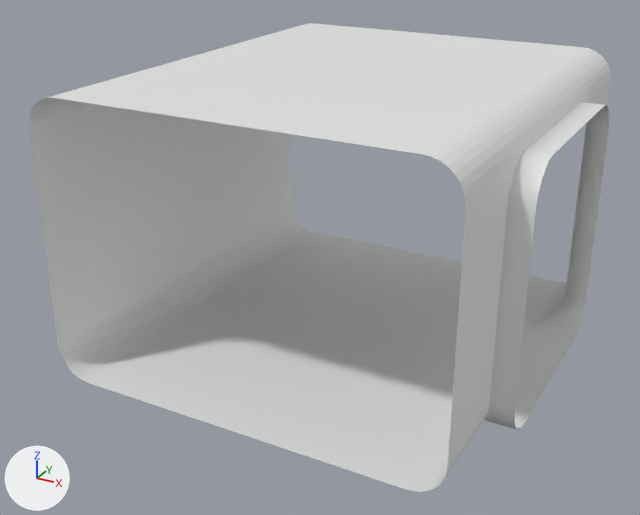
An edit to the FBX model BlenderFiles/Exports/hallwaySection_roomEntry.fbx, drawn before and after from the same camera.
Rendered twice from a 50 mm camera at (1.45, -8.83, 4.19) aimed at (-2.12, -2.33, 0.93). The axes (+X, +Y, +Z) are drawn at lower left. The lights are the same throughout. Where no turn or scale is listed for an object, it has been applied to the vertices.

The older version as bpy lines, for what is in view:
```python
mat_walls = principled_material('Walls')
mat_walls.base_color = (0.8, 0.8, 0.8)  # white #e7e7e7
me_hallwaysection_roomentry = bpy.data.meshes.new('hallwaySection_roomEntry')
me_hallwaysection_roomentry.from_pydata(...)  # 174 vertices, 84 faces; spans x -3.8..0.0, y -4.0..0.0, z 0.1..2.6
# faces by material slot: [81, 2, 1]
me_hallwaysection_roomentry.materials.append(mat_walls)  # white #e7e7e7
me_hallwaysection_roomentry.materials.append(mat_floor)  # white #e7e7e7
me_hallwaysection_roomentry.materials.append(mat_ceiling)  # white #e7e7e7
ob_hallwaysection_roomentry = bpy.data.objects.new('hallwaySection_roomEntry', me_hallwaysection_roomentry)
ob_hallwaysection_roomentry.location = (0.0, 0.0, 0.0)
```
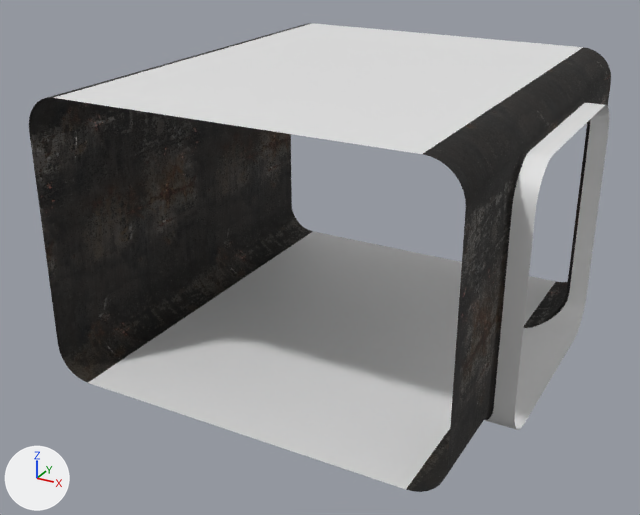
Changed parts and their boxes [x1, y1, x2, y2] in the pictures (640 x 515 px):
'hallwaySection_roomEntry', surface changed, reshaped (grey to black): [29, 23, 611, 492] in both
part 1 of me_hallwaysection_roomentry, built on: before [406, 76, 611, 492]; after [88, 70, 611, 492]
part 2 of me_hallwaysection_roomentry, surface changed (grey to black): [29, 23, 610, 383] in both

Edits to the bpy script that builds the scene:
```text
Add img_roughness_2k__tj4kedvcw_jpg:
    img_roughness_2k__tj4kedvcw_jpg = load_image('Roughness_2K__tj4kedvcw.jpg', '../../Quixel/Rusty Metal Sheet_tj4kedvcw/Roughness_2K__tj4kedvcw.jpg', 2048, 2048, 'Non-Color')
Add img_albedo_2k__tj4kedvcw_jpg:
    img_albedo_2k__tj4kedvcw_jpg = load_image('Albedo_2K__tj4kedvcw.jpg', '../../Quixel/Rusty Metal Sheet_tj4kedvcw/Albedo_2K__tj4kedvcw.jpg', 2048, 2048, 'sRGB')
Change mat_walls:
    add n2 = _N.new('ShaderNodeTexImage'); n2.name = 'Image Texture'
    add n2.image = img_albedo_2k__tj4kedvcw_jpg
    add n3 = _N.new('ShaderNodeTexImage'); n3.name = 'Image Texture.001'
    add n3.image = img_roughness_2k__tj4kedvcw_jpg
    where n0 = _N.new('ShaderNodeBsdfPrincipled'); n0.name = 'Principled BSDF'
    add _L.new(n2.outputs[0], n0.inputs[0])  # 'Color' to 'Base Color'
    add _L.new(n3.outputs[0], n0.inputs[2])  # 'Color' to 'Roughness'
Add mat_doorentry:
    mat_doorentry = principled_material('DoorEntry')
    mat_doorentry.base_color = (0.8, 0.8, 0.8)  # white #e7e7e7
Change me_hallwaysection_roomentry:
    used by ob_hallwaysection_roomentry; location = (0.0, 0.0, 0.0)
    remove me_hallwaysection_roomentry.from_pydata(...)  # 174 vertices, 84 faces; spans x -3.8..0.0, y -4.0..0.0, z 0.1..2.6
    add me_hallwaysection_roomentry.from_pydata(...)  # 450 vertices, 351 faces; spans x -3.8..0.0, y -4.0..0.0, z 0.1..2.6
    me_hallwaysection_roomentry part 1: 52 vertices removed from x -0.44..-0.2, y -3.12..-0.87, z 0.11..2.35; 328 vertices added at x -0.5..-0.16, y -3.16..-0.84, z 0.1..2.38
    me_hallwaysection_roomentry part 2: 22 kept faces spanning x -3.8..-0.22, y -4.0..0.0, z 0.1..2.6 get new texture (UV) coordinates
    add me_hallwaysection_roomentry.materials.append(mat_doorentry)  # white #e7e7e7
```
